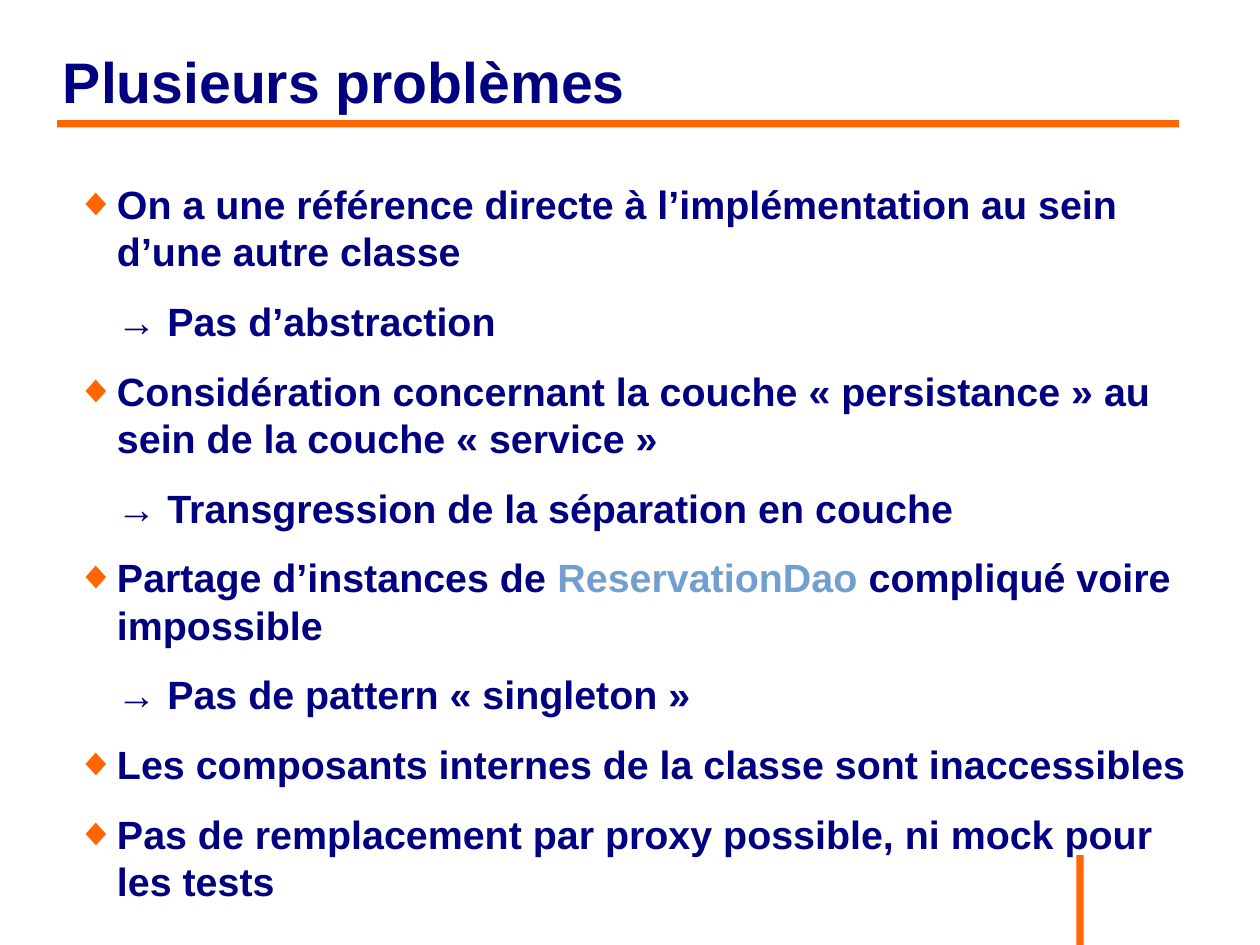
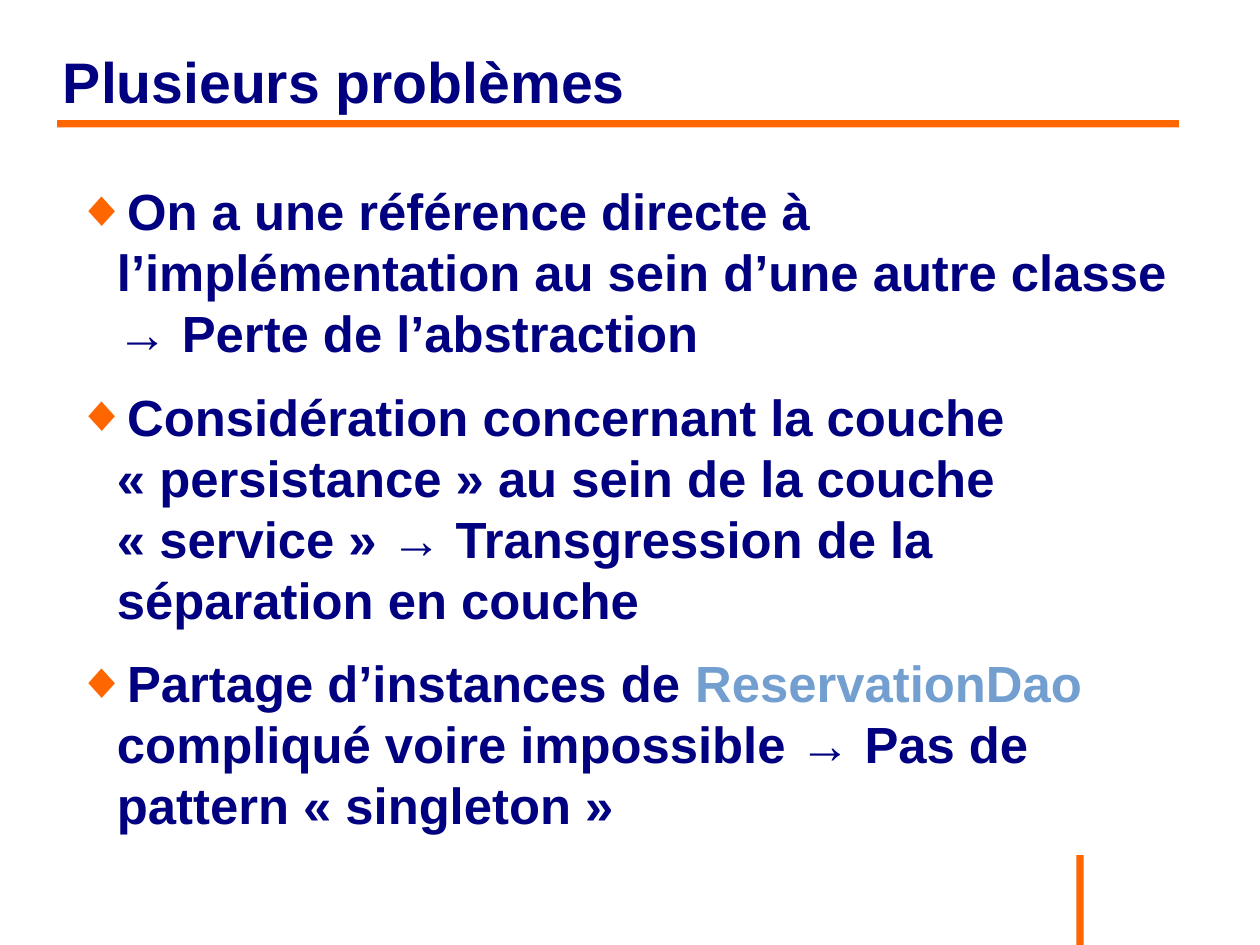
Before and after one commit to philphils/formation-spring, a slide deck: slide 23 of Documentation/diapo_formation_spring.odp (slide 22 before the commit). Drawn at 1260x945 pixels with LibreOffice and Linux fonts; fonts in the diff are those of the drawing; background and template pictures are left out. Boxes give left, top, right and bottom in pixels: in the first picture for what was removed or moved away, otherwise in the second. Text is boxed around its words. In the diff, an @@ line names an element or a change of style, - is before the commit and + after.

```diff
--- a/Documentation/diapo_formation_spring.odp
+++ b/Documentation/diapo_formation_spring.odp
@@ text at [117, 192, 1166, 774]: text changed; size 24.8 to 32 pt @@
-◆ On a une référence directe à l’implémentation au sein d’une autre classe
-→ Pas d’abstraction
-◆ Considération concernant la couche « persistance » au sein de la couche « service »
-→ Transgression de la séparation en couche
-◆ Partage d’instances de ReservationDao compliqué voire impossible
-→ Pas de pattern « singleton »
-◆ Les composants internes de la classe sont inaccessibles
-◆ Pas de remplacement par proxy possible, ni mock pour les tests
+◆ On a une référence directe à l’implémentation au sein d’une autre classe → Perte de l’abstraction
+◆ Considération concernant la couche « persistance » au sein de la couche « service » → Transgression de la séparation en couche
+◆ Partage d’instances de ReservationDao compliqué voire impossible → Pas de pattern « singleton »
```
Also in this commit, not shown: 40 other slides changed, 10 slides added, 10 slides removed.
